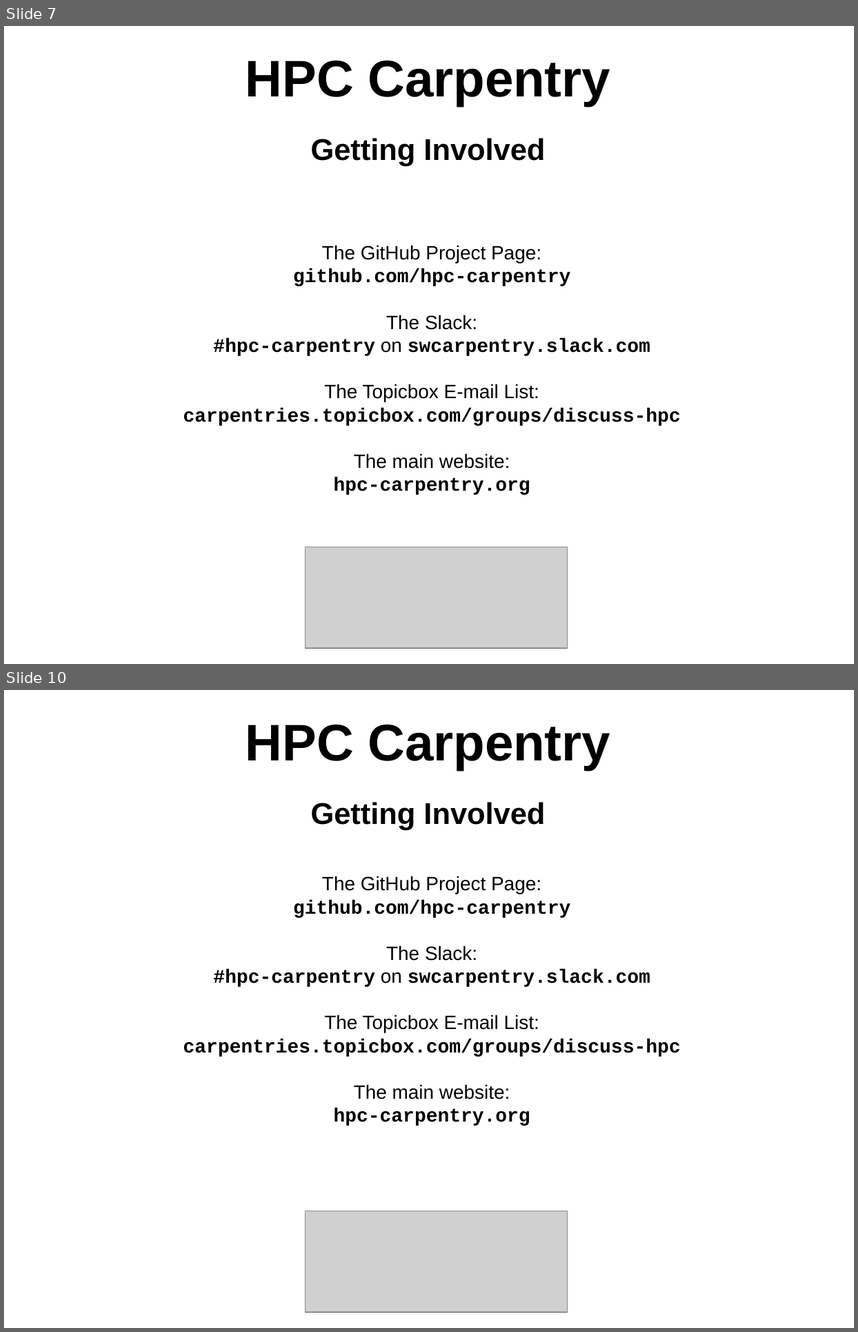
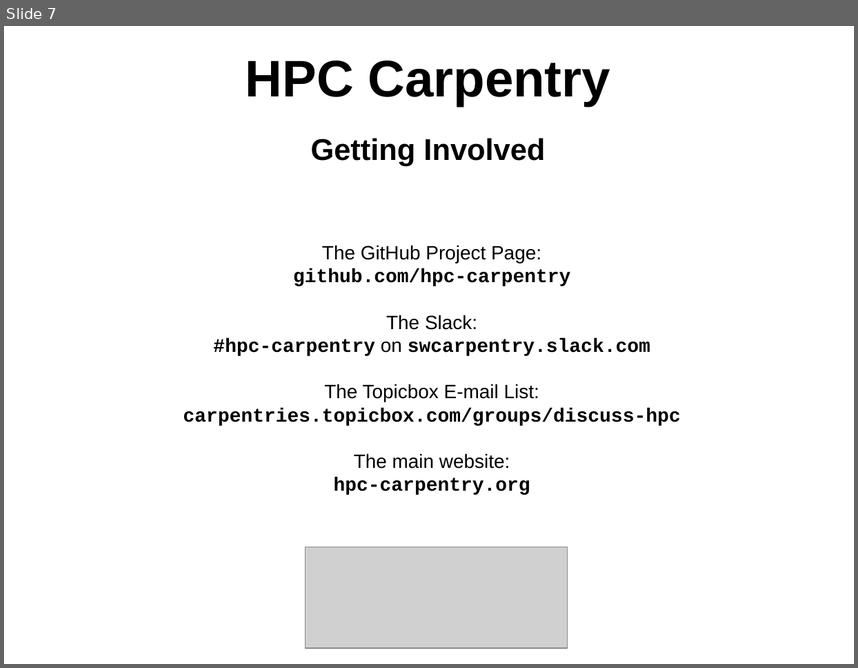
Before and after one commit to hpc-carpentry/coordination, a slide deck: conferences/SC23/sc23_bof_presentation.odp. Shown one above the other, each under a label of ours: slides 7 and 10 before the commit, slide 7 after it; the slides between them are not shown. The pictures are 858x1332 and 858x668 pixels, drawn with LibreOffice and Linux fonts; fonts in the diff are those of the drawing; grey boxes stand for pictures; background and template pictures are left out. Boxes give left, top, right and bottom in pixels: in the first picture for what was removed or moved away, otherwise in the second. Text is boxed around its words. In the diff, an @@ line names an element or a change of style, - is before the commit and + after.

```diff
--- a/conferences/SC23/sc23_bof_presentation.odp
+++ b/conferences/SC23/sc23_bof_presentation.odp
@@ slide 10 removed at bbox=[4, 690, 854, 1328], background #FFFFFF @@
@@ text removed at bbox=[245, 724, 611, 770] @@
-HPC Carpentry
@@ text removed at bbox=[311, 802, 545, 830] @@
-Getting Involved
@@ text removed at bbox=[183, 876, 681, 1125] @@
-The GitHub Project Page:
-github.com/hpc-carpentry
-The Slack:
-#hpc-carpentry on swcarpentry.slack.com
-The Topicbox E-mail List:
-carpentries.topicbox.com/groups/discuss-hpc
-The main website:
-hpc-carpentry.org
@@ picture removed at bbox=[306, 1211, 568, 1312] @@
```
Also in this commit, not shown: 2 slides changed, 2 other slides removed, 1 other file.
